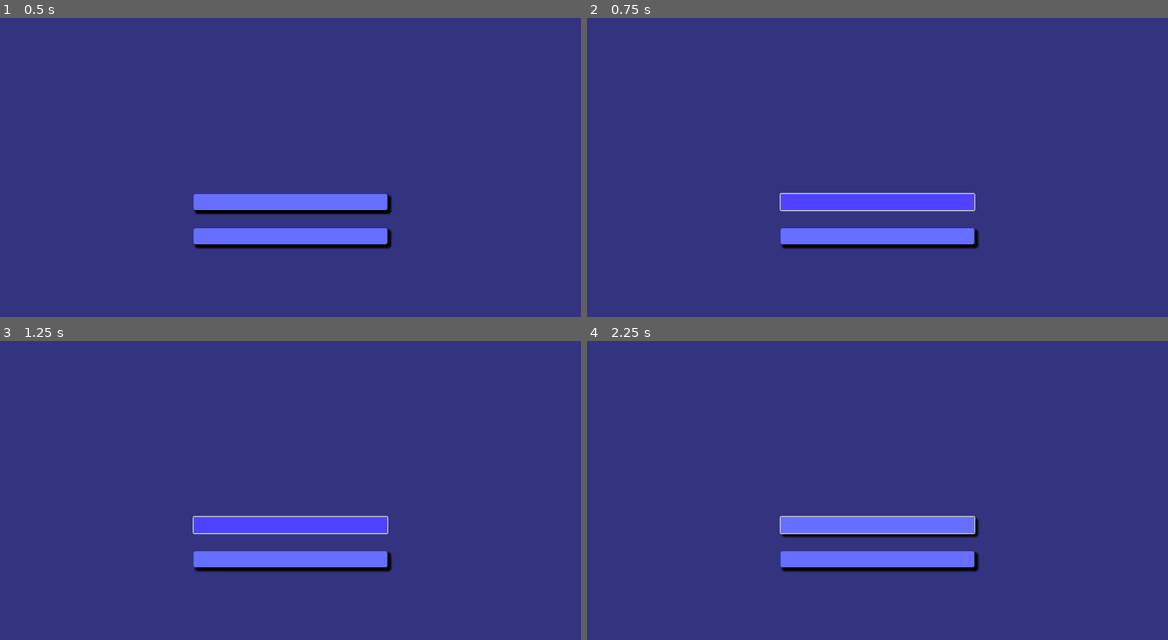
Above: before the commit, frames 1-4 (two rows, left to right).
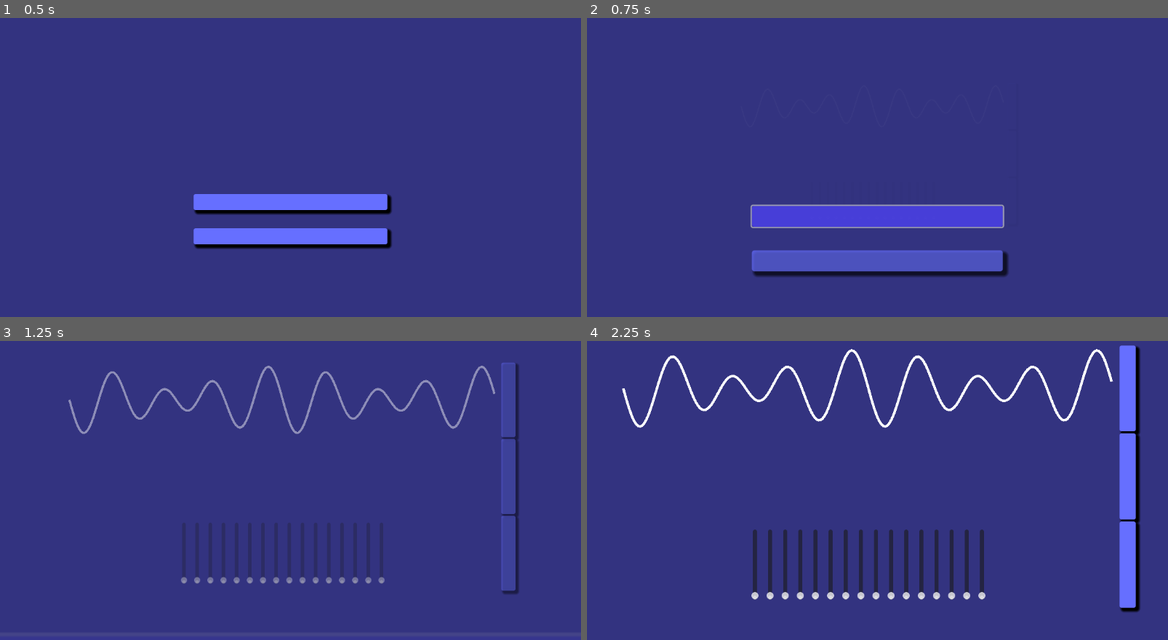
Above: after the commit, the same moments.

Repository: ViperZer0/minijam-179
Game: Godot game, scene res://scene/title/title.tscn
Same seed, same stepped clock (60 frames per second), same inputs: the game is played once before the commit and once after it. This scene is started directly instead of the project's main scene.
Inputs (mouse positions are in pixels of both pictures, inside the frame that each line leads up to):
- Up to frame 1 (0.5 s): no input
- Up to frame 2 (0.75 s): click "Start" at 0.5 s
- Up to frame 3 (1.25 s): no input
- Up to frame 4 (2.25 s): click (877, 526) at 1.25 s, where only the run before the commit has a clickable "Start"; click (1127, 475) at 2 s, where only the run after the commit has a clickable "Play"

Frame 1 is identical in both runs. In frame 2, 11% of the frame differs, in the area x 28-73%, y 58-87%; in frame 3, 8.9%; in frame 4, 12%, in the area x 6-96%, y 1-91%.

Commit message:
Added zoom transition between title and main scene

Diff:
--- /dev/null
+++ b/godot/scene/title/title.gd
@@ -0,0 +1,8 @@
+extends MarginContainer
+
+@export_file("*.tscn") var main_scene_path: String = ""
+@onready var main_scene: PackedScene = load(main_scene_path)
+@onready var scene_transition_service: SceneTransitionService = ServiceProvider.get_service("SceneTransitionService")
+
+func _on_sound_button_pressed():
+	scene_transition_service.zoom_in(self, main_scene)
--- a/godot/scene/title/title.tscn
+++ b/godot/scene/title/title.tscn
@@ -1,5 +1,6 @@
-[gd_scene load_steps=2 format=3 uid="uid://cqy71jd7tmgyu"]
+[gd_scene load_steps=3 format=3 uid="uid://cqy71jd7tmgyu"]
 
+[ext_resource type="Script" path="res://scene/title/title.gd" id="1_2ku48"]
 [ext_resource type="PackedScene" uid="uid://c4crw1xwvc5ki" path="res://component/sound_button/sound_button.tscn" id="1_baogr"]
 
 [node name="Title" type="MarginContainer"]
@@ -12,6 +13,8 @@
 theme_override_constants/margin_top = 16
 theme_override_constants/margin_right = 128
 theme_override_constants/margin_bottom = 16
+script = ExtResource("1_2ku48")
+main_scene_path = "res://scene/main/main.tscn"
 
 [node name="VBoxContainer" type="VBoxContainer" parent="."]
 layout_mode = 2
@@ -50,3 +53,5 @@
 [node name="SoundButton" parent="VBoxContainer/MarginContainer2" instance=ExtResource("1_baogr")]
 layout_mode = 2
 text = "Settings"
+
+[connection signal="pressed" from="VBoxContainer/MarginContainer/SoundButton" to="." method="_on_sound_button_pressed"]
--- /dev/null
+++ b/godot/services/scene_transition_service/scene_transition_service.gd
@@ -0,0 +1,65 @@
+extends Node
+class_name SceneTransitionService
+
+@export var from_scene: Control
+@export var from_scene_scale: float:
+	get:
+		return _from_scene_scale
+	set(value):
+		_from_scene_scale = value
+		if from_scene != null:
+			_scale_scene(from_scene, value)
+
+var _from_scene_scale: float = 1.0
+
+@export var from_scene_opacity: float:
+	get:
+		return _from_scene_opacity
+	set(value):
+		_from_scene_opacity = value
+		if from_scene != null:
+			_set_scene_opacity(from_scene, value)
+
+var _from_scene_opacity: float = 1.0
+
+@export var to_scene: Control
+@export var to_scene_scale: float:
+	get:
+		return _to_scene_scale
+	set(value):
+		_to_scene_scale = value
+		if to_scene != null:
+			_scale_scene(to_scene, value)
+
+var _to_scene_scale: float = 1.0
+
+@export var to_scene_opacity: float:
+	get:
+		return _to_scene_opacity
+	set(value):
+		_to_scene_opacity = value
+		if to_scene != null:
+			_set_scene_opacity(to_scene, value)
+
+var _to_scene_opacity: float = 1.0
+
+
+@onready var animation_player: AnimationPlayer = $AnimationPlayer
+
+## Loads the next scene and zooms into it from this scene
+func zoom_in(from: Control, to: PackedScene) -> void:
+	from_scene = from
+	to_scene = to.instantiate()
+	add_child(to_scene)
+	animation_player.play("zoom_in")
+
+func _scale_scene(scene: Control, factor: float) -> void:
+	scene.pivot_offset = scene.size / 2
+	scene.scale = Vector2(factor, factor)
+
+func _set_scene_opacity(scene: Control, opacity: float) -> void:
+	scene.modulate.a = opacity
+
+func _on_animation_player_animation_finished(_anim_name: StringName):
+	# Unloading old scene
+	from_scene.queue_free()
--- /dev/null
+++ b/godot/services/scene_transition_service/scene_transition_service.tscn
@@ -0,0 +1,123 @@
+[gd_scene load_steps=5 format=3 uid="uid://o4ebxbmwrm13"]
+
+[ext_resource type="Script" path="res://services/scene_transition_service/scene_transition_service.gd" id="1_l6sol"]
+
+[sub_resource type="Animation" id="Animation_i0fpx"]
+length = 0.001
+tracks/0/type = "value"
+tracks/0/imported = false
+tracks/0/enabled = true
+tracks/0/path = NodePath(".:from_scene_scale")
+tracks/0/interp = 1
+tracks/0/loop_wrap = true
+tracks/0/keys = {
+"times": PackedFloat32Array(0),
+"transitions": PackedFloat32Array(1),
+"update": 0,
+"values": [1.0]
+}
+tracks/1/type = "value"
+tracks/1/imported = false
+tracks/1/enabled = true
+tracks/1/path = NodePath(".:to_scene_scale")
+tracks/1/interp = 1
+tracks/1/loop_wrap = true
+tracks/1/keys = {
+"times": PackedFloat32Array(0),
+"transitions": PackedFloat32Array(1),
+"update": 0,
+"values": [0.5]
+}
+tracks/2/type = "value"
+tracks/2/imported = false
+tracks/2/enabled = true
+tracks/2/path = NodePath(".:to_scene_opacity")
+tracks/2/interp = 1
+tracks/2/loop_wrap = true
+tracks/2/keys = {
+"times": PackedFloat32Array(0),
+"transitions": PackedFloat32Array(1),
+"update": 0,
+"values": [0.0]
+}
+tracks/3/type = "value"
+tracks/3/imported = false
+tracks/3/enabled = true
+tracks/3/path = NodePath(".:from_scene_opacity")
+tracks/3/interp = 1
+tracks/3/loop_wrap = true
+tracks/3/keys = {
+"times": PackedFloat32Array(0),
+"transitions": PackedFloat32Array(1),
+"update": 0,
+"values": [0.0]
+}
+
+[sub_resource type="Animation" id="Animation_ntgkn"]
+resource_name = "zoom_in"
+tracks/0/type = "value"
+tracks/0/imported = false
+tracks/0/enabled = true
+tracks/0/path = NodePath(".:from_scene_scale")
+tracks/0/interp = 2
+tracks/0/loop_wrap = true
+tracks/0/keys = {
+"times": PackedFloat32Array(0, 1),
+"transitions": PackedFloat32Array(1, 1),
+"update": 0,
+"values": [1.0, 5.0]
+}
+tracks/1/type = "value"
+tracks/1/imported = false
+tracks/1/enabled = true
+tracks/1/path = NodePath(".:to_scene_scale")
+tracks/1/interp = 2
+tracks/1/loop_wrap = true
+tracks/1/keys = {
+"times": PackedFloat32Array(0, 1),
+"transitions": PackedFloat32Array(1, 1),
+"update": 0,
+"values": [0.5, 1.0]
+}
+tracks/2/type = "value"
+tracks/2/imported = false
+tracks/2/enabled = true
+tracks/2/path = NodePath(".:to_scene_opacity")
+tracks/2/interp = 1
+tracks/2/loop_wrap = true
+tracks/2/keys = {
+"times": PackedFloat32Array(0, 1),
+"transitions": PackedFloat32Array(2, 1),
+"update": 0,
+"values": [0.0, 1.0]
+}
+tracks/3/type = "value"
+tracks/3/imported = false
+tracks/3/enabled = true
+tracks/3/path = NodePath(".:from_scene_opacity")
+tracks/3/interp = 1
+tracks/3/loop_wrap = true
+tracks/3/keys = {
+"times": PackedFloat32Array(0, 1),
+"transitions": PackedFloat32Array(0.5, 1),
+"update": 0,
+"values": [1.0, 0.0]
+}
+
+[sub_resource type="AnimationLibrary" id="AnimationLibrary_5nhsq"]
+_data = {
+"RESET": SubResource("Animation_i0fpx"),
+"zoom_in": SubResource("Animation_ntgkn")
+}
+
+[node name="SceneTransitionService" type="Node"]
+script = ExtResource("1_l6sol")
+from_scene_scale = 1.0
+to_scene_scale = 0.5
+
+[node name="AnimationPlayer" type="AnimationPlayer" parent="."]
+libraries = {
+"": SubResource("AnimationLibrary_5nhsq")
+}
+
+[connection signal="animation_finished" from="AnimationPlayer" to="." method="_on_animation_player_animation_finished"]
--- a/godot/services/service_provider.tscn
+++ b/godot/services/service_provider.tscn
@@ -1,7 +1,8 @@
-[gd_scene load_steps=3 format=3 uid="uid://bgglvdk02ufxv"]
+[gd_scene load_steps=4 format=3 uid="uid://bgglvdk02ufxv"]
 
 [ext_resource type="Script" path="res://services/service_provider.gd" id="1_o85sh"]
 [ext_resource type="PackedScene" uid="uid://de7ojw5ixpoxw" path="res://services/save_visualizer_service/save_visualizer_service.tscn" id="2_03yu5"]
+[ext_resource type="PackedScene" uid="uid://o4ebxbmwrm13" path="res://services/scene_transition_service/scene_transition_service.tscn" id="3_kb7ca"]
 
 [node name="ServiceProvider" type="Node"]
 script = ExtResource("1_o85sh")
@@ -10,3 +11,6 @@
 unique_name_in_owner = true
 
 [node name="SaveVisualizerService" parent="Services" instance=ExtResource("2_03yu5")]
+
+[node name="SceneTransitionService" parent="Services" instance=ExtResource("3_kb7ca")]
+from_scene_opacity = 0.0
